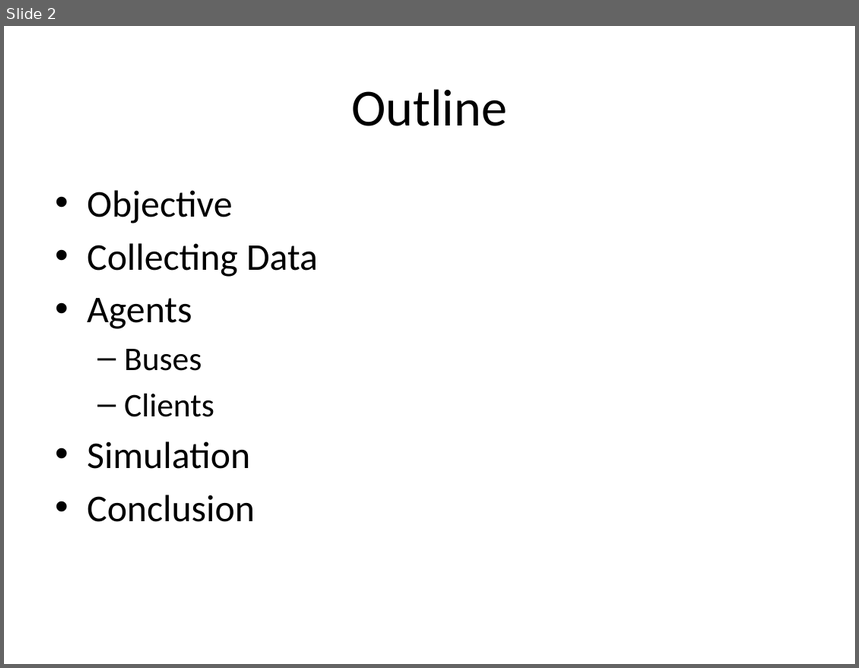
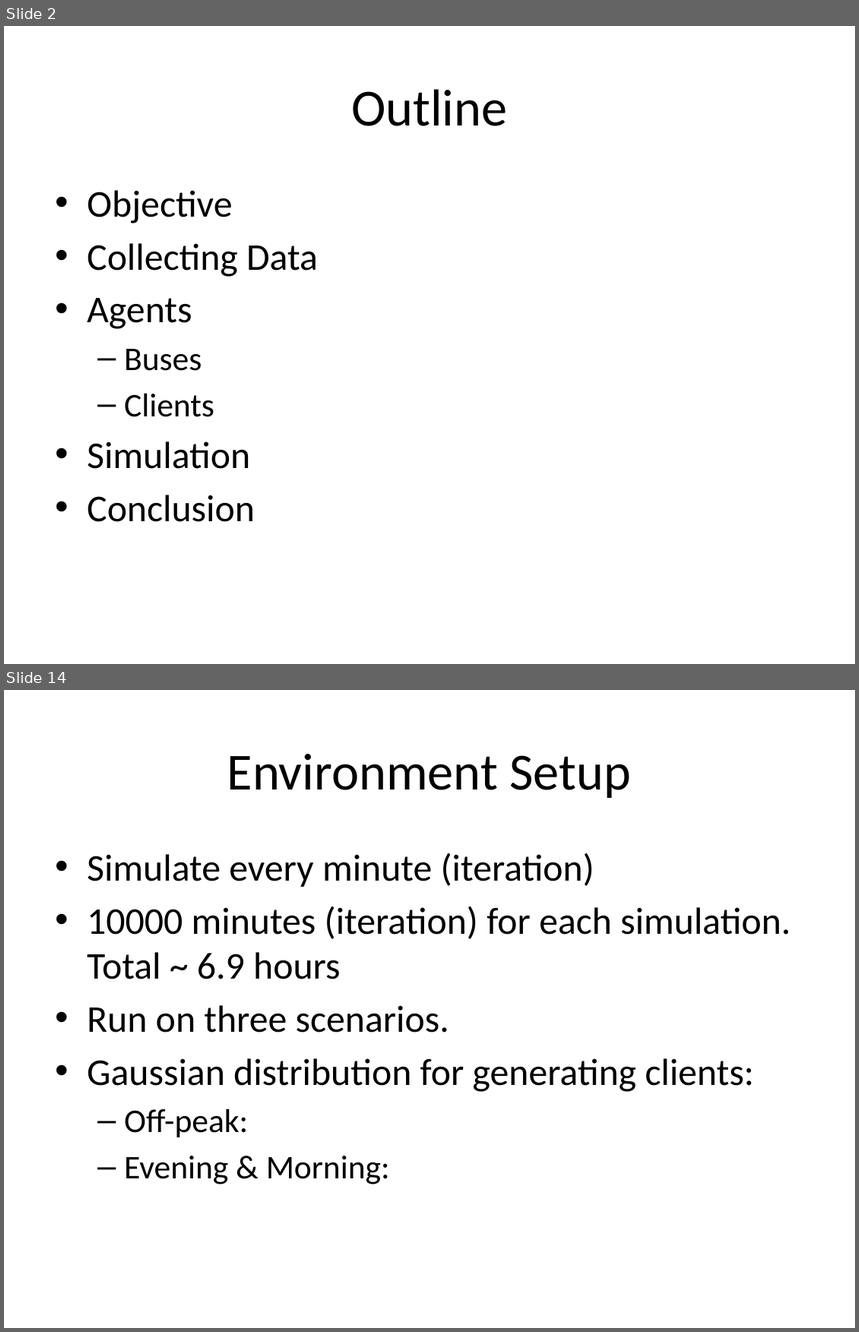
Before and after one commit to shawnwun/TPEBus_Simulation, a slide deck: ppt/multiagent_final.pptx. Shown one above the other, each under a label of ours: slide 2 before the commit, slides 2 and 14 after it; the slides between them are not shown. The pictures are 859x668 and 859x1332 pixels, drawn with LibreOffice and Linux fonts; fonts in the diff are those of the drawing. Boxes give left, top, right and bottom in pixels: in the first picture for what was removed or moved away, otherwise in the second. Text is boxed around its words. In the diff, an @@ line names an element or a change of style, - is before the commit and + after.

```diff
--- a/ppt/multiagent_final.pptx
+++ b/ppt/multiagent_final.pptx
@@ slide 14 added at (4, 690, 855, 1328), background #FFFFFF @@
@@ title added at (227, 754, 632, 798), 44 pt, text #000000 @@
+Environment Setup
@@ text added at (87, 853, 791, 1185), 32 pt, text #000000 @@
+• Simulate every minute (iteration)
+• 10000 minutes (iteration) for each simulation. Total ~ 6.9 hours
+• Run on three scenarios.
+• Gaussian distribution for generating clients:
+  – Off-peak:
+  – Evening & Morning:
```
Also in this commit, not shown: 14 other slides added, 1 slide removed, 5 other files.
